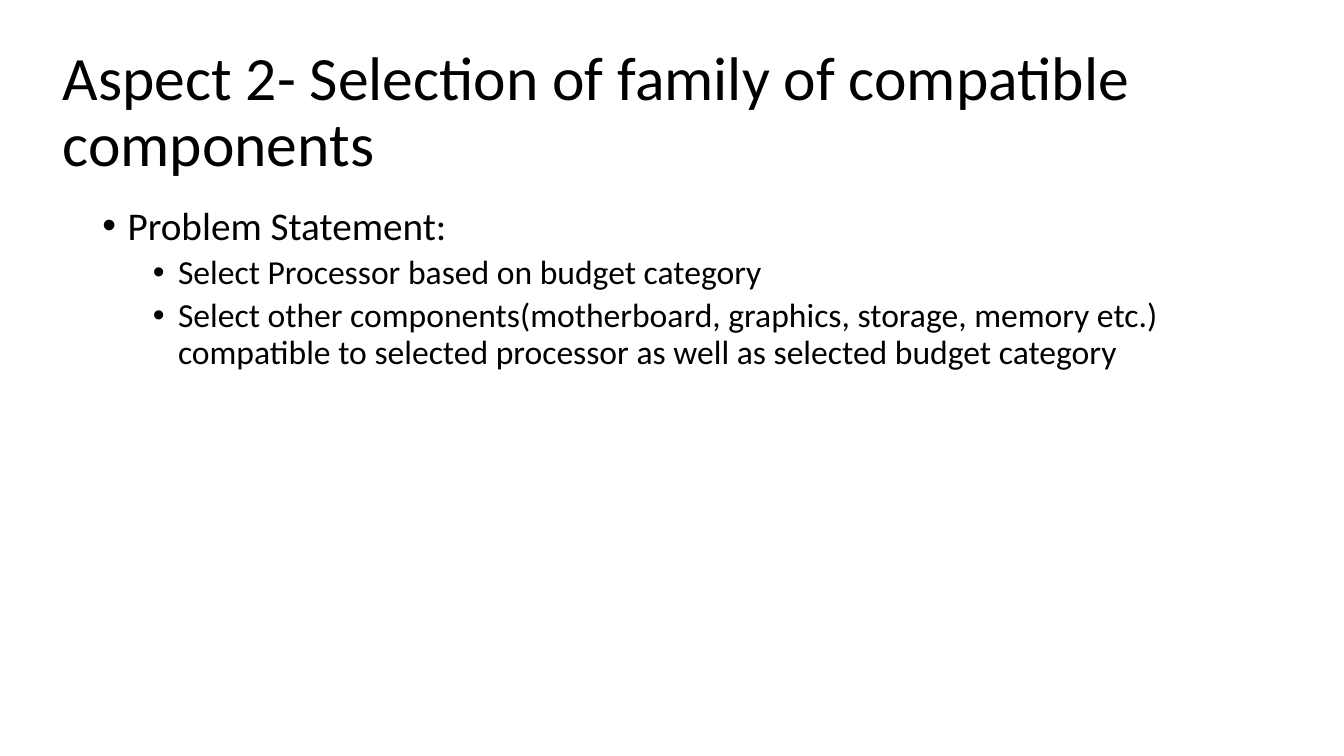
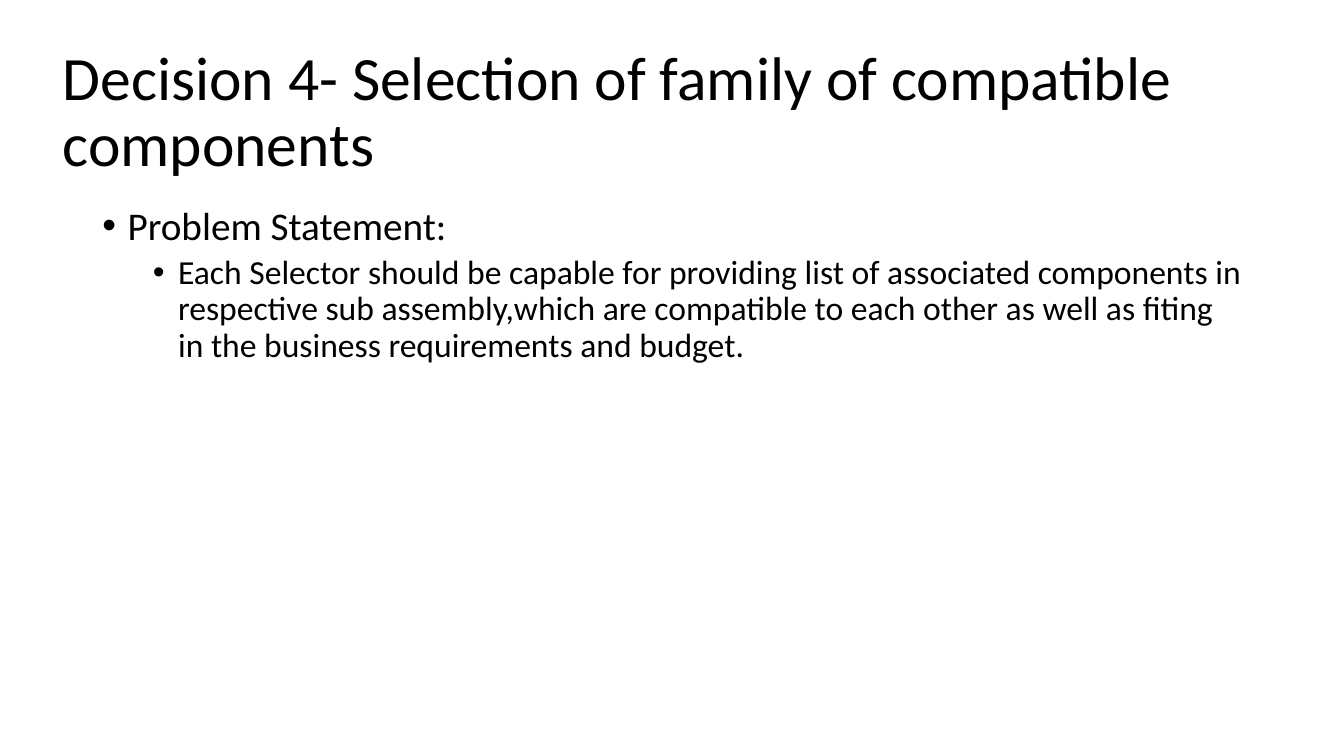
Before and after one commit to kulkarnm/LaptopCustomizationV2, a slide deck: slide 71 of Design Patterns2.pptx (slide 67 before the commit). Drawn at 1344x756 pixels with LibreOffice and Linux fonts; fonts in the diff are those of the drawing. Boxes give left, top, right and bottom in pixels: in the first picture for what was removed or moved away, otherwise in the second. Text is boxed around its words. In the diff, an @@ line names an element or a change of style, - is before the commit and + after.

Commit message:
ppt modified

```diff
--- a/Design Patterns2.pptx
+++ b/Design Patterns2.pptx
@@ title at [63, 57, 1171, 176]: text changed @@
-Aspect 2- Selection of family of compatible components
+Decision 4- Selection of family of compatible components
@@ text at [178, 260, 1240, 363]: text changed @@
-  • Select Processor based on budget category
-  • Select other components(motherboard, graphics, storage, memory etc.) compatible to selected processor as well as selected budget category
+  • Each Selector should be capable for providing list of associated components in respective sub assembly,which are compatible to each other as well as fiting in the business requirements and budget.
```
Also in this commit, not shown: 9 other slides changed, 2 slides added.
